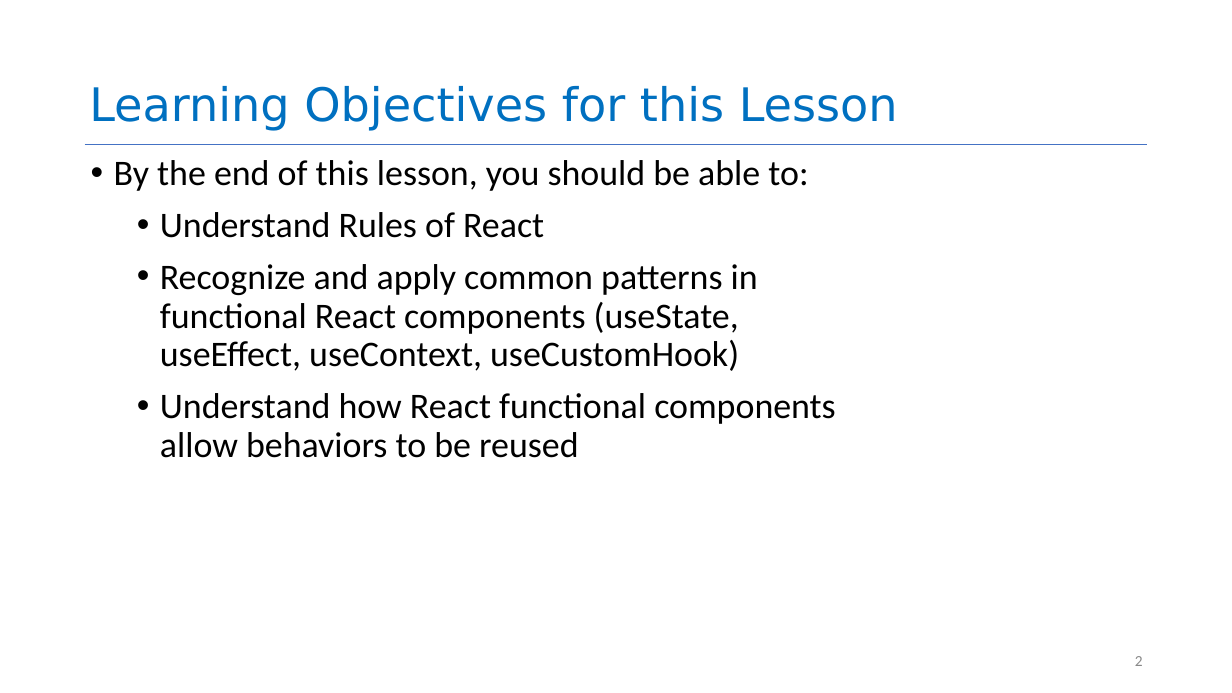
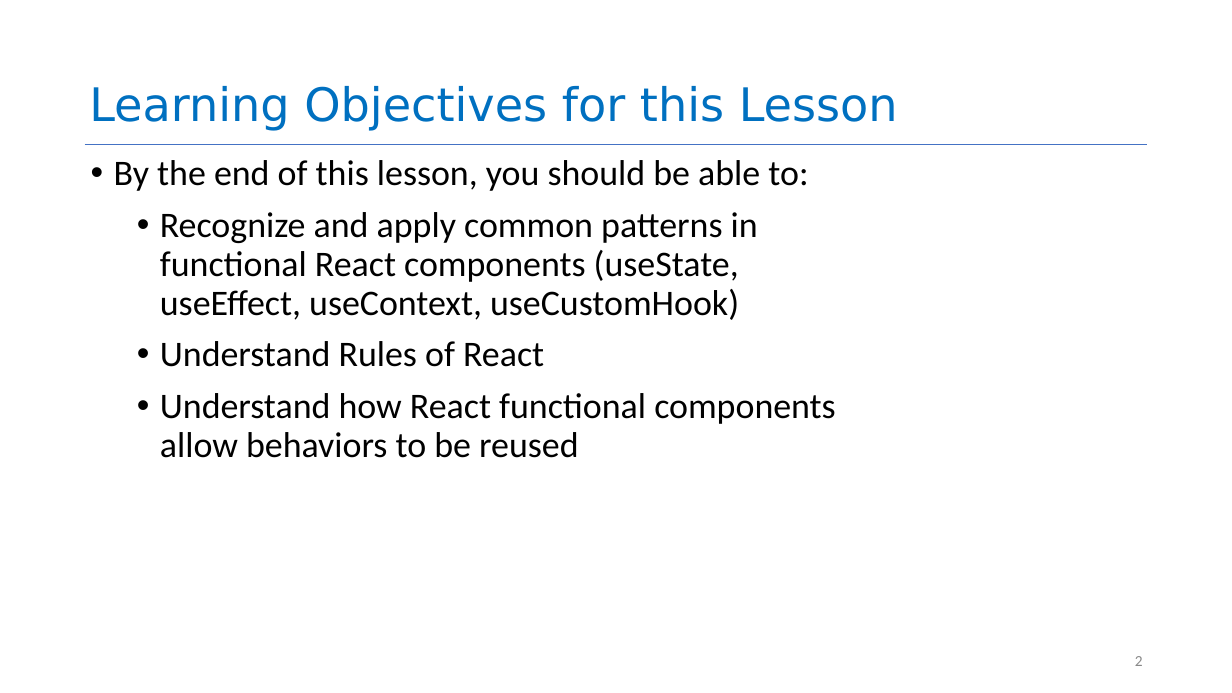
Before and after one commit to neu-se/CS4530-Spring-2023, a slide deck: slide 2 of Slides/Module 08 Patterns of React.pptx. Drawn at 1232x693 pixels with LibreOffice and Linux fonts; fonts in the diff are those of the drawing. Boxes give left, top, right and bottom in pixels: in the first picture for what was removed or moved away, otherwise in the second. Text is boxed around its words. In the diff, an @@ line names an element or a change of style, - is before the commit and + after.

```diff
--- a/Slides/Module 08 Patterns of React.pptx
+++ b/Slides/Module 08 Patterns of React.pptx
@@ text at bbox=[160, 212, 758, 320]: paragraph added @@
+  • Recognize and apply common patterns in functional React components (useState, useEffect, useContext, useCustomHook)
@@ text at bbox=[160, 264, 758, 371]: paragraph removed @@
-  • Recognize and apply common patterns in functional React components (useState, useEffect, useContext, useCustomHook)
```
Also in this commit, not shown: 1 other slide changed, 1 other file.
